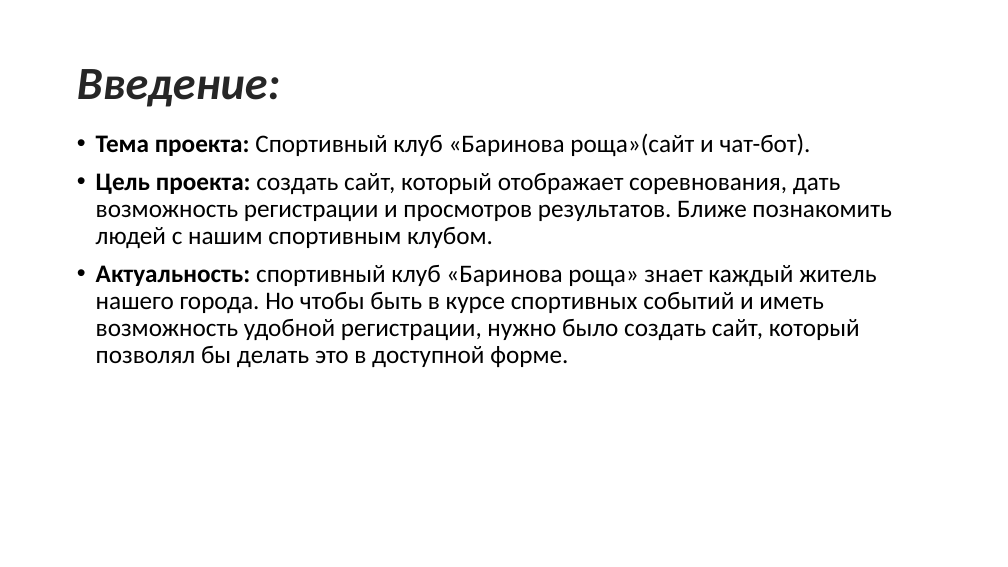
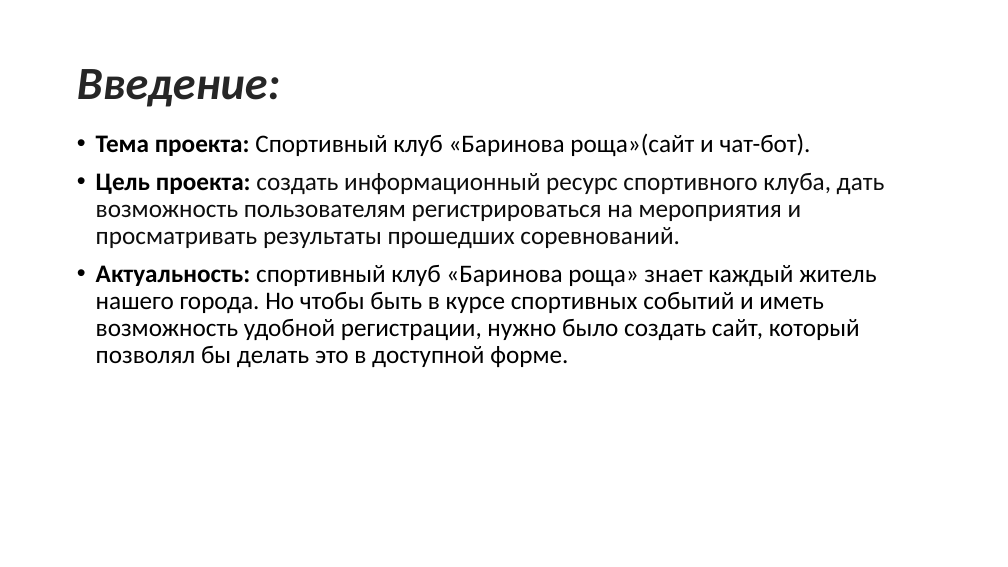
Before and after one commit to FerrariReci/barinova_rosha_pro, a slide deck: slide 2 of Презентация.pptx. Drawn at 1008x567 pixels with LibreOffice and Linux fonts; fonts in the diff are those of the drawing; background and template pictures are left out. Boxes give left, top, right and bottom in pixels: in the first picture for what was removed or moved away, otherwise in the second. Text is boxed around its words. In the diff, an @@ line names an element or a change of style, - is before the commit and + after.

```diff
--- a/Презентация.pptx
+++ b/Презентация.pptx
@@ text at box(96, 173, 885, 248): text changed; text colour #000000 to #0D0D0D @@
-• Цель проекта: создать сайт, который отображает соревнования, дать возможность регистрации и просмотров результатов. Ближе познакомить людей с нашим спортивным клубом.
+• Цель проекта: создать информационный ресурс спортивного клуба, дать возможность пользователям регистрироваться на мероприятия и просматривать результаты прошедших соревнований.
```
Also in this commit, not shown: 4 other slides changed.
